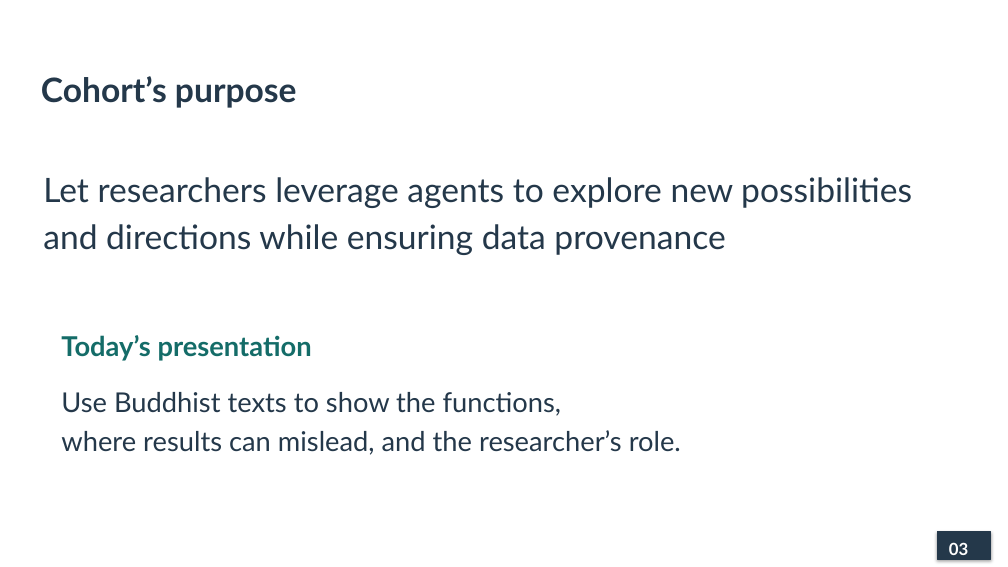
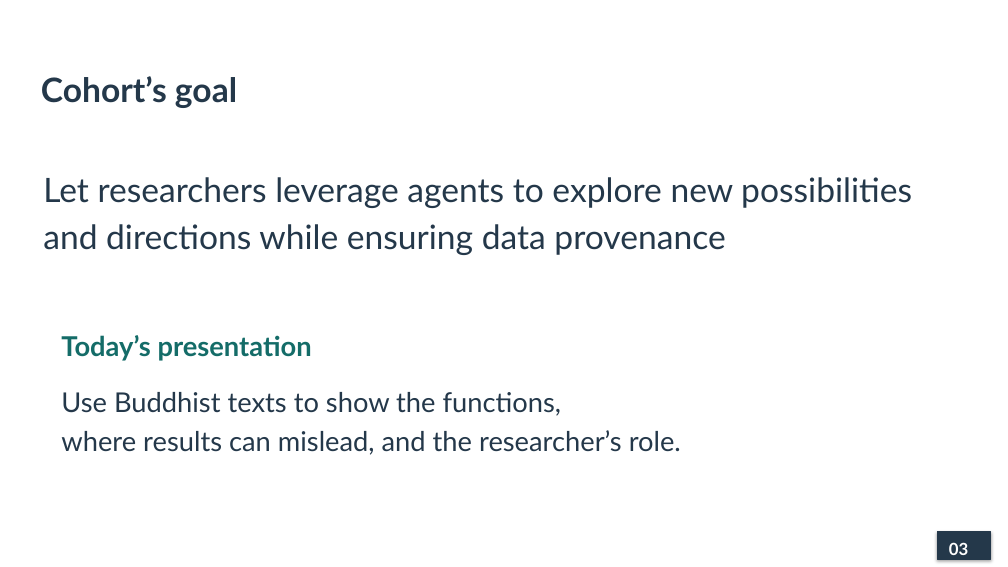
Before and after one commit to lopentu/cohort, a slide deck: slide 3 of docs/presentation/cohort-pnc-2026-main.pptx. Drawn at 1008x567 pixels with LibreOffice and Linux fonts; fonts in the diff are those of the drawing. Boxes give left, top, right and bottom in pixels: in the first picture for what was removed or moved away, otherwise in the second. Text is boxed around its words. In the diff, an @@ line names an element or a change of style, - is before the commit and + after.

```diff
--- a/docs/presentation/cohort-pnc-2026-main.pptx
+++ b/docs/presentation/cohort-pnc-2026-main.pptx
@@ text at bbox=[41, 76, 237, 108]: text changed @@
-Cohort’s purpose
+Cohort’s goal
```
Also in this commit, not shown: 6 other slides changed, 3 other files.
